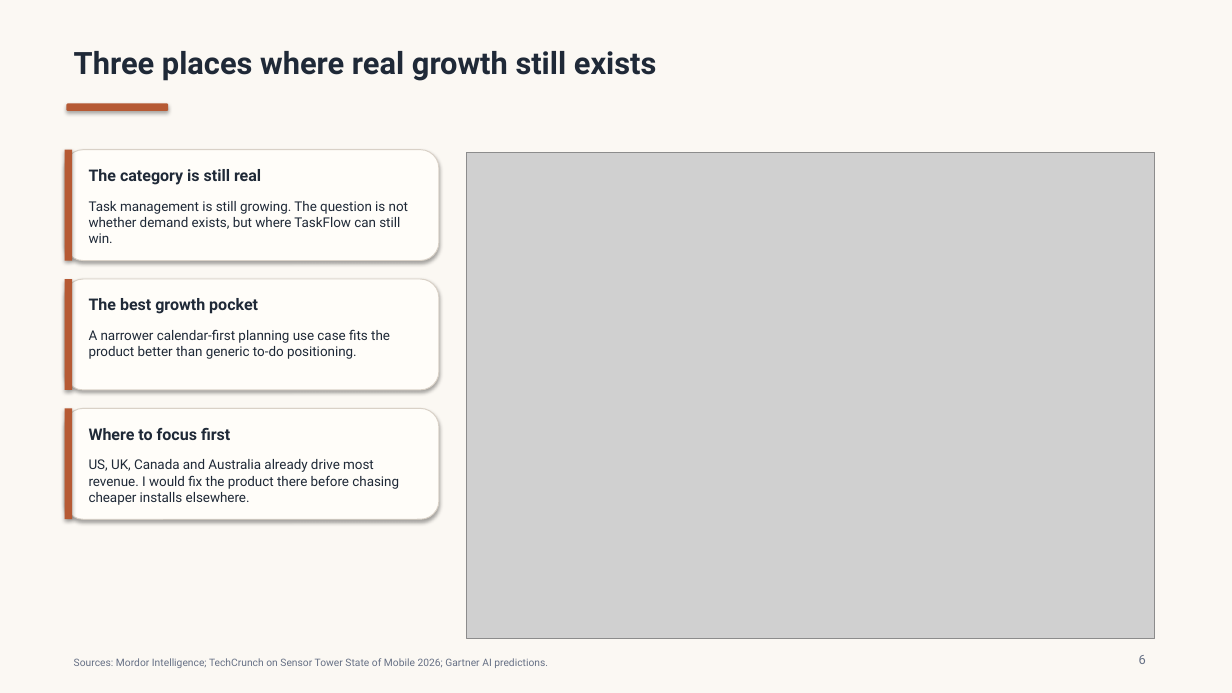
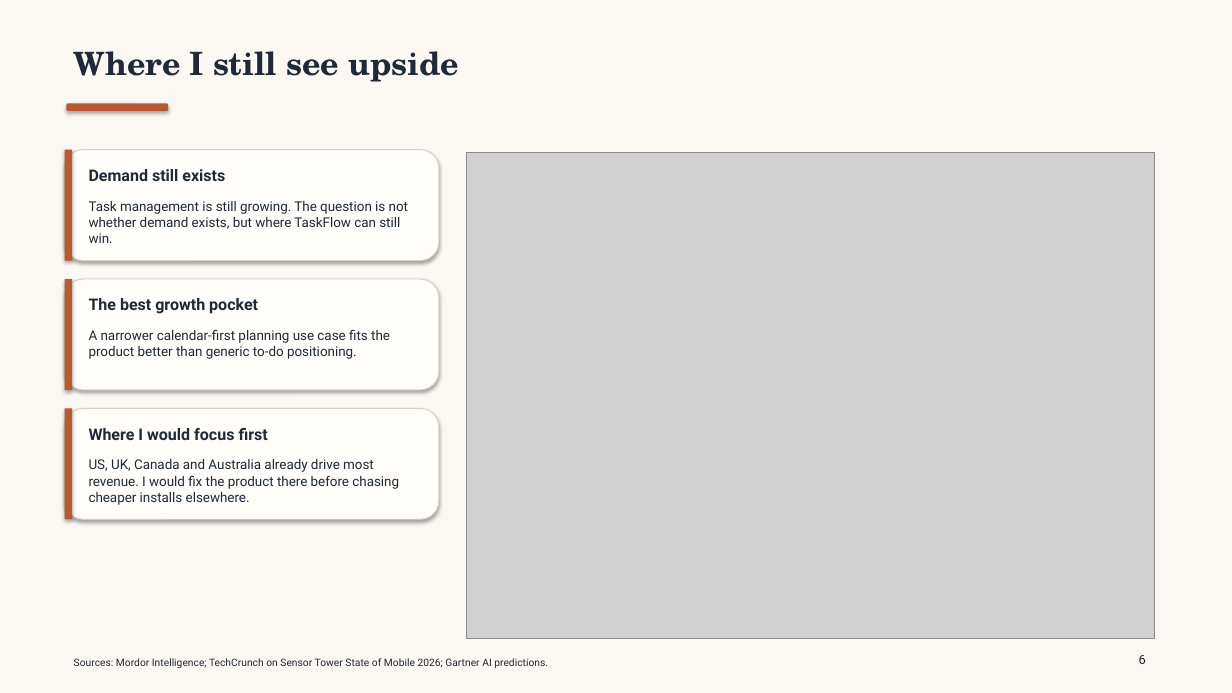
Before and after one commit to TEZv/Genesis-Academy_Strategy-Operations-School-2.0-Case-Task, a slide deck: slide 6 of deliverables/taskflow-case-presentation.pptx. Drawn at 1232x693 pixels with LibreOffice and Linux fonts; fonts in the diff are those of the drawing; grey boxes stand for pictures. Boxes give left, top, right and bottom in pixels: in the first picture for what was removed or moved away, otherwise in the second. Text is boxed around its words. In the diff, an @@ line names an element or a change of style, - is before the commit and + after.

```diff
--- a/deliverables/taskflow-case-presentation.pptx
+++ b/deliverables/taskflow-case-presentation.pptx
@@ text at [74, 51, 459, 82]: text changed; size 24 to 25 pt; font Roboto to TeX Gyre Schola @@
-Three places where real growth still exists
+Where I still see upside
@@ text at [89, 169, 225, 181]: text changed @@
-The category is still real
+Demand still exists
@@ text at [89, 428, 268, 440]: text changed @@
-Where to focus first
+Where I would focus first
@@ text "Sources: Mordor Intelligence; TechCrunch on ..." at [74, 658, 548, 668]: text colour #667085 to #1F2937 @@
@@ text "6" at [1139, 655, 1146, 664]: text colour #667085 to #1F2937 @@
```
Also in this commit, not shown: 13 other slides changed, 1 other file.
